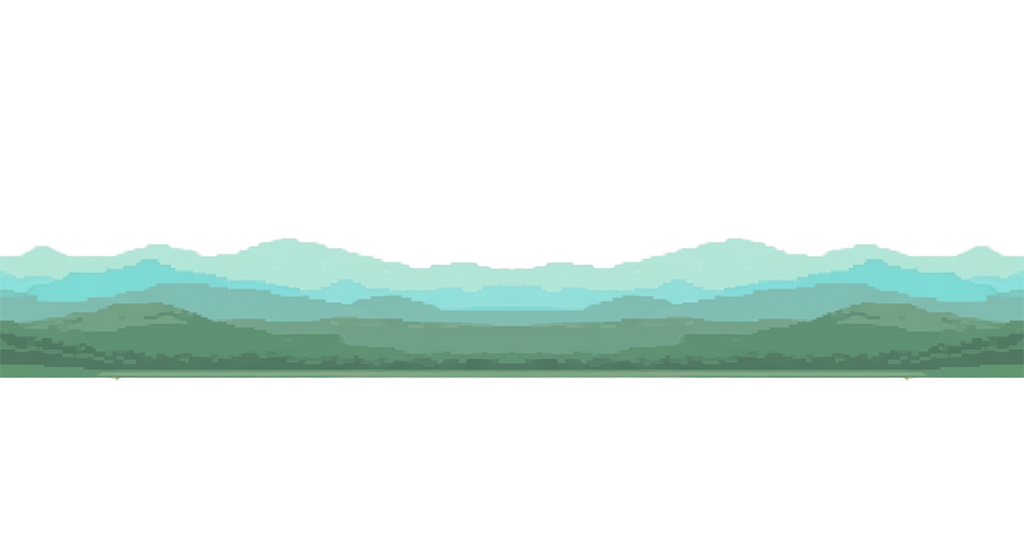
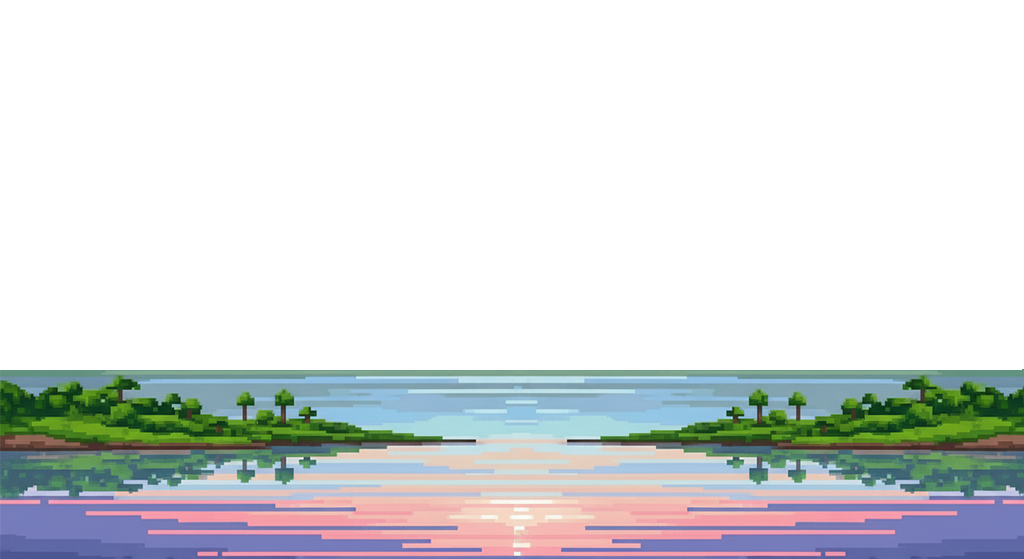
Comparing the layer stacks of the two 1024×559 images. Changes:
hid "Camada 1" over bbox(0, 237, 1024, 381)
showed "1 Camada de Baixo", painted on it over bbox(0, 237, 1024, 559)
